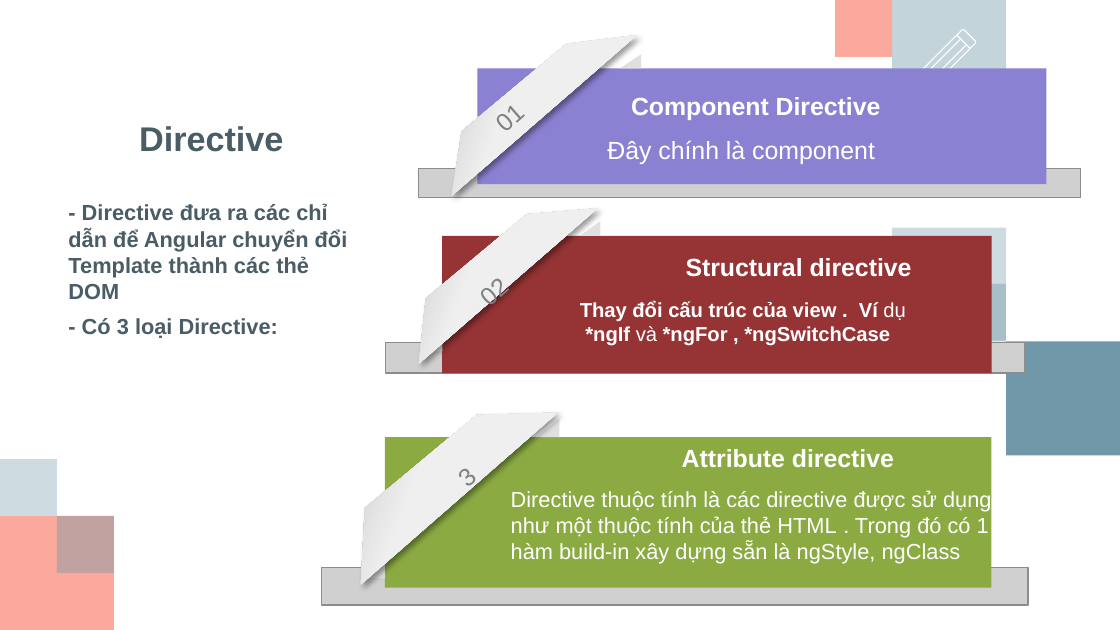
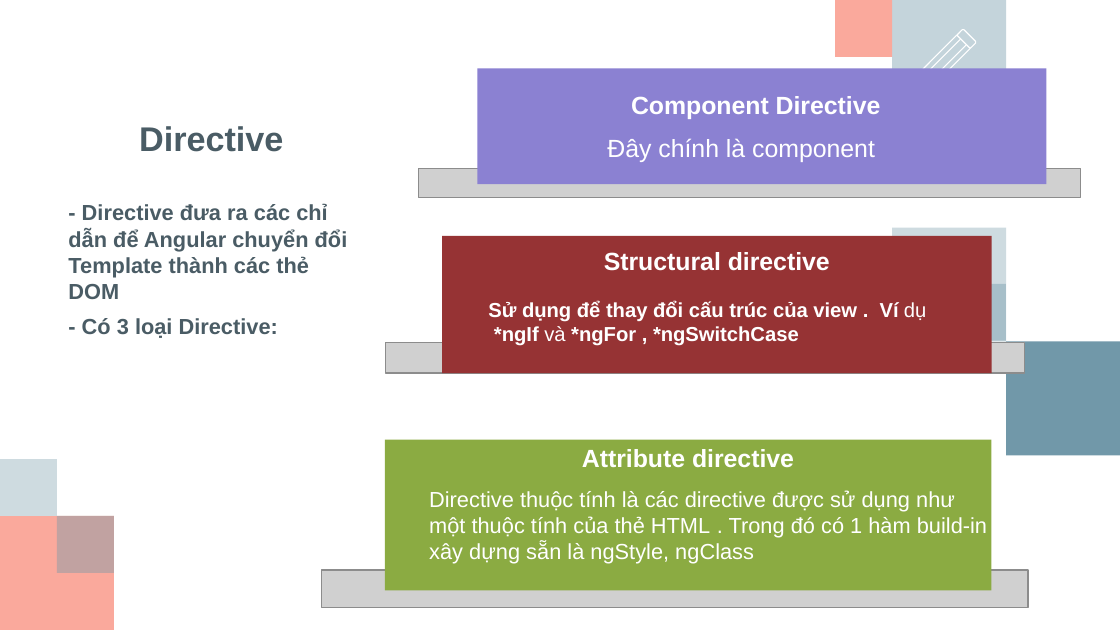
Before and after one commit to hcdung2109/angular4, a slide deck: slide 21 of Angular4.pptx (slide 20 before the commit). Drawn at 1120x630 pixels with LibreOffice and Linux fonts; fonts in the diff are those of the drawing; grey boxes stand for pictures; background and template pictures are left out. Boxes give left, top, right and bottom in pixels: in the first picture for what was removed or moved away, otherwise in the second. Text is boxed around its words. In the diff, an @@ line names an element or a change of style, - is before the commit and + after.

```diff
--- a/Angular4.pptx
+++ b/Angular4.pptx
@@ freeform shape removed at [424, 4, 639, 195] @@
@@ right triangle removed at [620, 54, 642, 68] @@
@@ text removed at [505, 106, 526, 138] @@
-01
@@ freeform shape removed at [389, 176, 601, 365] @@
@@ right triangle removed at [456, 162, 477, 177] @@
@@ right triangle removed at [580, 221, 600, 235] @@
@@ text "Structural directive": place and size @@
-text "Structural directive" at [686, 258, 912, 277]
+text "Structural directive" at [604, 252, 830, 271]
@@ text removed at [489, 279, 510, 312] @@
-02
@@ text at [488, 301, 926, 346]: text changed @@
-Thay đổi cấu trúc của view . Ví dụ *ngIf và *ngFor , *ngSwitchCase
+Sử dụng để thay đổi cấu trúc của view . Ví dụ *ngIf và *ngFor , *ngSwitchCase
@@ right triangle removed at [422, 336, 442, 351] @@
@@ freeform shape removed at [325, 374, 562, 585] @@
@@ right triangle removed at [536, 419, 559, 437] @@
@@ text "Attribute directive": place and size @@
-text "Attribute directive" at [682, 449, 894, 468]
+text "Attribute directive" at [582, 449, 794, 468]
@@ text removed at [468, 470, 478, 494] @@
-3
@@ text "Directive thuộc tính là các ..." rewrapped from [511, 490, 991, 564] to [429, 490, 987, 564] @@
@@ right triangle removed at [363, 560, 385, 578] @@
```
Also in this commit, not shown: 1 other slide changed, 2 slides added, 26 other files.
